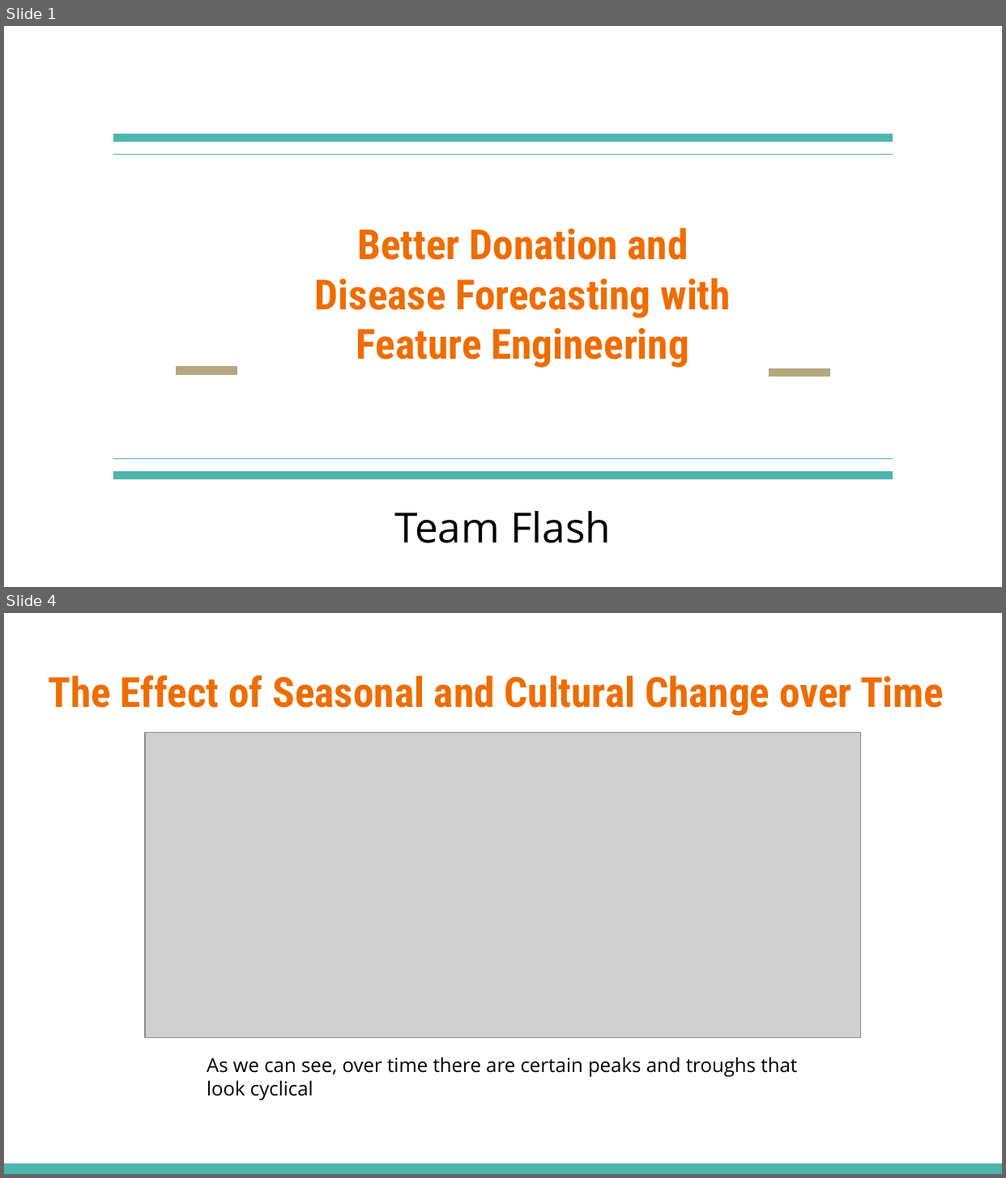
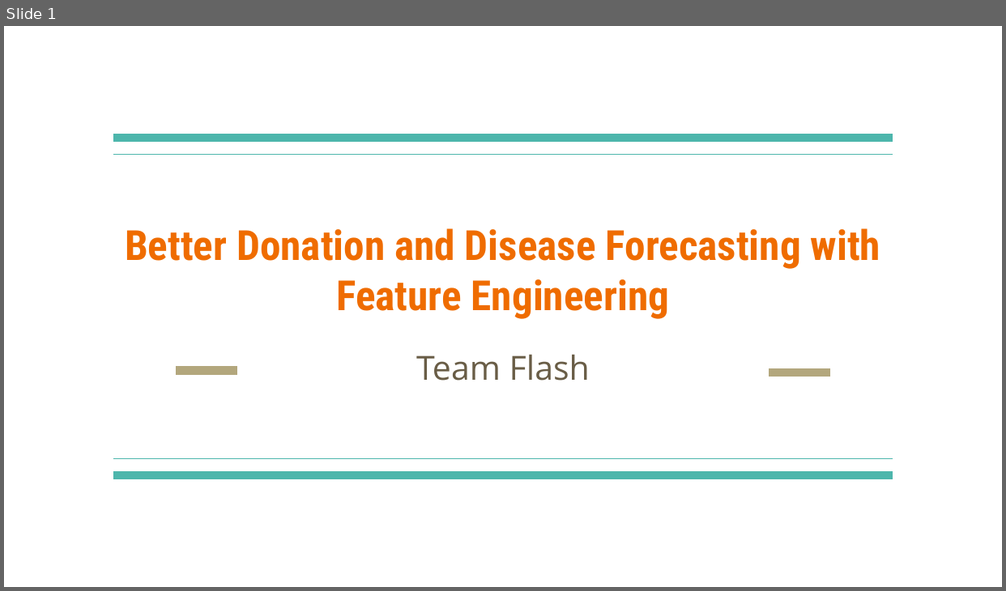
Before and after one commit to aaqibqadeer/Blood-Group-Forecasting, a slide deck: Pitch.pptx. Shown one above the other, each under a label of ours: slides 1 and 4 before the commit, slide 1 after it; the slides between them are not shown. The pictures are 1006x1178 and 1006x591 pixels, drawn with LibreOffice and Linux fonts; fonts in the diff are those of the drawing; grey boxes stand for pictures. Boxes give left, top, right and bottom in pixels: in the first picture for what was removed or moved away, otherwise in the second. Text is boxed around its words. In the diff, an @@ line names an element or a change of style, - is before the commit and + after.

```diff
--- a/Pitch.pptx
+++ b/Pitch.pptx
@@ slide 4 removed at <box>4,613,1002,1174</box>, background #FFFFFF @@
@@ title removed at <box>48,675,944,716</box> @@
-The Effect of Seasonal and Cultural Change over Time
@@ picture removed at <box>145,733,860,1038</box> @@
@@ text removed at <box>206,1057,797,1101</box> @@
-As we can see, over time there are certain peaks and troughs that look cyclical
@@ rectangle removed at <box>4,1164,1002,1174</box> @@
@@ slide 1 changed as well @@
@@ title "Better Donation and Disease Forecasting ..." rewrapped from <box>315,228,731,368</box> to <box>125,228,880,319</box> @@
@@ subtitle "Team Flash": place and size @@
-subtitle "Team Flash" at <box>394,511,611,544</box>
+subtitle "Team Flash" at <box>416,354,590,381</box>
@@ subtitle "Team Flash" at <box>416,354,590,381</box>: size 30 to 24 pt, text colour #000000 to #695D46 @@
```
Also in this commit, not shown: 2 slides added, 7 other slides removed.
